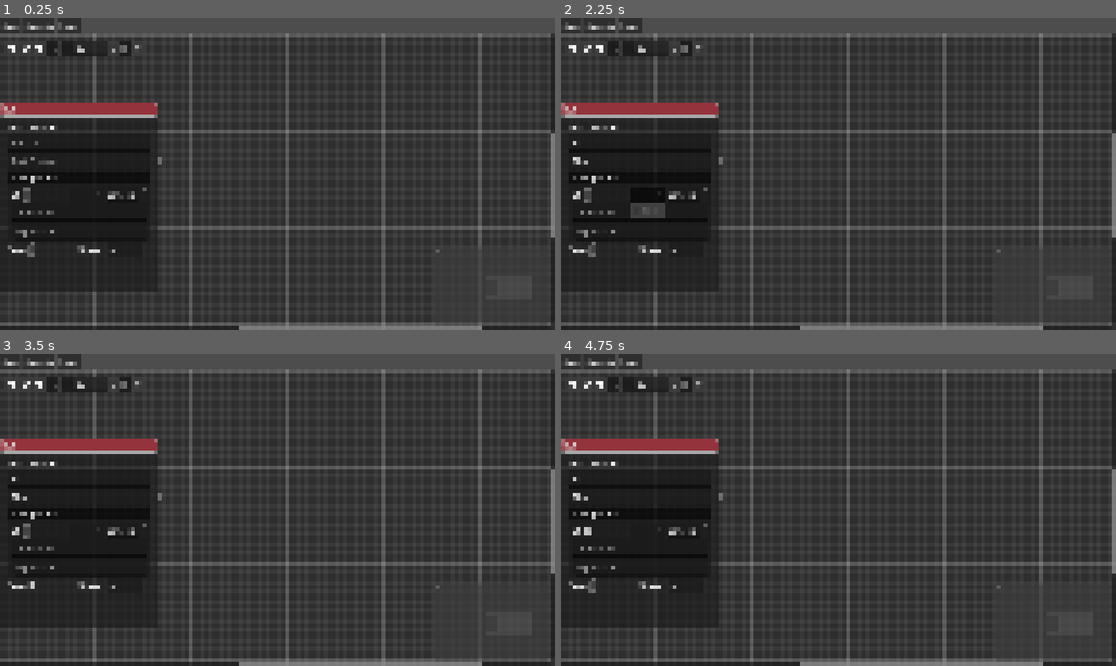
Above: before the commit, frames 1-4 (two rows, left to right).
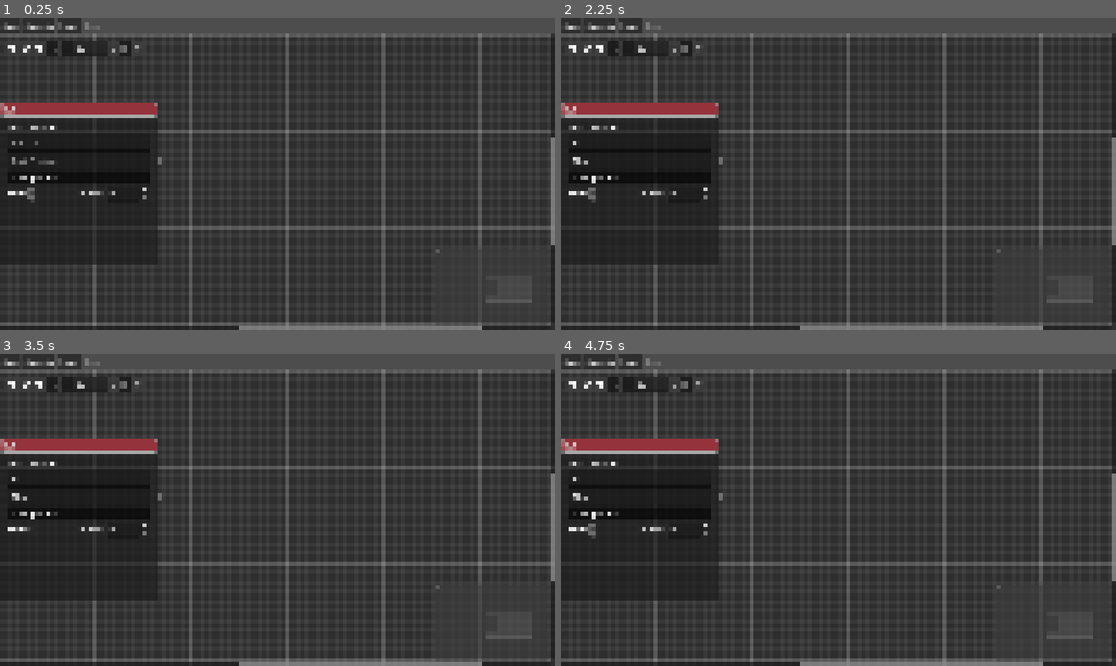
Above: after the commit, the same moments.

Repository: Roboticy3/Louder
Game: Godot game, scene res://entities/editor.tscn
Two runs of this game, one before a commit and one after it. Both use one fixed random seed, a clock stepped at 60 frames per second and the inputs below.
Inputs (mouse positions are in pixels of both pictures, inside the frame that each line leads up to; where the layout moved, square brackets give the same spot in the first picture):
- Up to frame 1 (0.25 s): no input
- Up to frame 2 (2.25 s): click (638, 142) at 0.52 s; type "12" at 0.6 s; click (638, 161) at 0.75 s; type "Alex" at 0.83 s; click (655, 24) at 1.25 s, where only the run after the commit has a clickable "View"; click (649, 195) at 2.02 s
- Up to frame 3 (3.5 s): click (33, 528) [33, 584] at 2.75 s
- Up to frame 4 (4.75 s): click (594, 528) [594, 584] at 3.5 s; click (588, 531) at 4.27 s

The runs differ from the first frame. In frame 1, 0.9% of the frame differs, in the area x 1-100%, y 1-92%; in frame 2, 1.4%; in frame 3, 0.9%; in frame 4, 0.9%.

Commit message:
messed around a little with the ui

Diff:
--- a/editor/entities/editor.tscn
+++ b/editor/entities/editor.tscn
@@ -60,9 +60,17 @@
 grow_horizontal = 2
 grow_vertical = 2
 
-[node name="Proj" parent="Control/GridContainer" unique_id=853677447 node_paths=PackedStringArray("editor") instance=ExtResource("4_8h6d1")]
+[node name="FileBar" type="HBoxContainer" parent="Control/GridContainer" unique_id=810829967]
 layout_mode = 2
-editor = NodePath("../GraphEdit")
+
+[node name="Proj" parent="Control/GridContainer/FileBar" unique_id=853677447 node_paths=PackedStringArray("editor") instance=ExtResource("4_8h6d1")]
+layout_mode = 2
+size_flags_horizontal = 1
+editor = NodePath("../../GraphEdit")
+
+[node name="MenuButton" type="MenuButton" parent="Control/GridContainer/FileBar" unique_id=1679255408]
+layout_mode = 2
+text = "View"
 
 [node name="GraphEdit" type="GraphEdit" parent="Control/GridContainer" unique_id=2143194040]
 layout_mode = 2
@@ -75,7 +83,7 @@
 offset_left = -1.0
 offset_top = 139.0
 offset_right = 329.0
-offset_bottom = 531.0
+offset_bottom = 474.0
 position_offset = Vector2(-1, 139)
 selected = true
 hub_data = {
--- a/editor/entities/hub.tscn
+++ b/editor/entities/hub.tscn
@@ -3,7 +3,9 @@
 [ext_resource type="Script" uid="uid://dg0iod8djj6io" path="res://scripts/hub.gd" id="1_ysrp0"]
 [ext_resource type="Script" uid="uid://dabkdaqchjesv" path="res://scripts/choices_section_logic.gd" id="2_hjueh"]
 [ext_resource type="Script" uid="uid://ctb32vrbjkrsg" path="res://scripts/arrow_keys_spin_box.gd" id="2_w7r13"]
+[ext_resource type="Script" uid="uid://87y4efdm8bdm" path="res://scripts/hub_properties_folder.gd" id="3_2sc04"]
 [ext_resource type="PackedScene" uid="uid://d2ffa88ufdvl6" path="res://entities/text_content.tscn" id="3_f0jtb"]
+[ext_resource type="Script" uid="uid://njuhx76nyuqd" path="res://scripts/hub_text_edit.gd" id="4_54sja"]
 [ext_resource type="Script" uid="uid://derdgutm4a213" path="res://scripts/start_check.gd" id="4_f0jtb"]
 
 [sub_resource type="StyleBoxFlat" id="StyleBoxFlat_dy6nf"]
@@ -41,8 +43,8 @@
 custom_minimum_size = Vector2(330, 0)
 offset_left = 95.0
 offset_top = 148.0
-offset_right = 405.0
-offset_bottom = 474.0
+offset_right = 425.0
+offset_bottom = 366.0
 size_flags_horizontal = 4
 size_flags_vertical = 4
 mouse_filter = 1
@@ -116,6 +118,7 @@
 [node name="OtherSection" type="FoldableContainer" parent="." unique_id=675481074]
 layout_mode = 2
 title = "Properties"
+script = ExtResource("3_2sc04")
 
 [node name="VBoxContainer" type="VBoxContainer" parent="OtherSection" unique_id=72269939]
 layout_mode = 2
@@ -135,16 +138,17 @@
 layout_mode = 2
 size_flags_horizontal = 3
 
-[node name="OptionButton" type="OptionButton" parent="OtherSection/VBoxContainer/HBoxContainer" unique_id=1262667447 groups=["hub_component"]]
-layout_mode = 2
-item_count = 1
-popup/item_0/text = "Skill"
-popup/item_0/id = 0
-popup/item_0/disabled = true
+[node name="DcSkill" type="CodeEdit" parent="OtherSection/VBoxContainer/HBoxContainer" unique_id=1819305514 groups=["autocomplete_speaker", "hub_component"]]
+layout_mode = 2
+size_flags_horizontal = 3
+placeholder_text = "Skill"
+scroll_fit_content_width = true
+script = ExtResource("4_54sja")
 
 [node name="LevelSpinBox" type="SpinBox" parent="OtherSection/VBoxContainer/HBoxContainer" unique_id=872709569 groups=["hub_component"]]
 layout_mode = 2
-prefix = "Level:"
+alignment = 3
+prefix = "lvl:"
 script = ExtResource("2_w7r13")
 
 [node name="GridContainer" type="HBoxContainer" parent="OtherSection/VBoxContainer" unique_id=543840975]
@@ -207,3 +211,6 @@
 spin_box = NodePath("../ChoicesSpinBox")
 start_check = NodePath("../StartCheck")
 child_index = 5
+
+[connection signal="folding_changed" from="OtherSection" to="." method="reset_size" flags=3 unbinds=1]
+[connection signal="choices_changed" from="ChoicesSection/ChoicesSectionLogic" to="." method="reset_size" flags=3]
--- a/editor/scripts/choices_section_logic.gd
+++ b/editor/scripts/choices_section_logic.gd
@@ -106,5 +106,6 @@
 	return 0
 
 func _ready() -> void:
+	spin_box.value = choices.size()
 	spin_box.value_changed.connect(set_choice_count)
 	start_check.pressed.connect(update_default_choices)
--- /dev/null
+++ b/editor/scripts/hub_properties_folder.gd
@@ -0,0 +1,12 @@
+extends FoldableContainer
+
+
+# Called when the node enters the scene tree for the first time.
+func _ready() -> void:
+
+	folded = true
+	var nodes := find_children("", "CustomGraphNodeTextEdit", true)
+	for n in nodes:
+		if n.get("text") != "":
+			folded = false
+			break
Not shown, added: editor/scripts/hub_properties_folder.gd.uid
